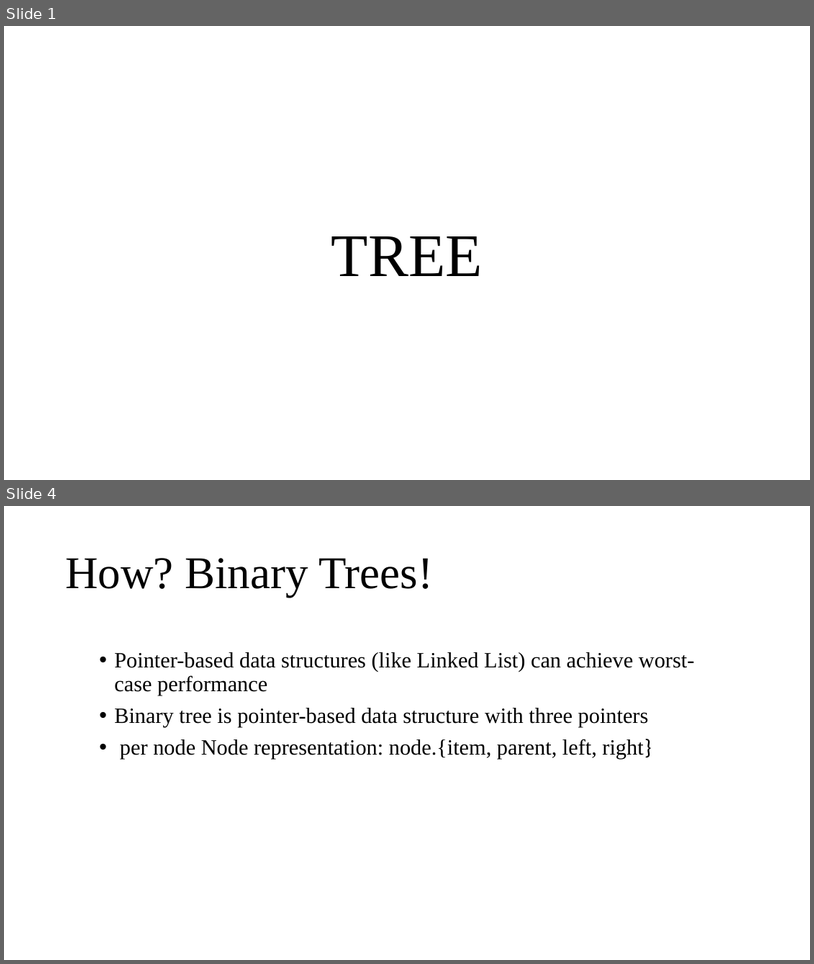
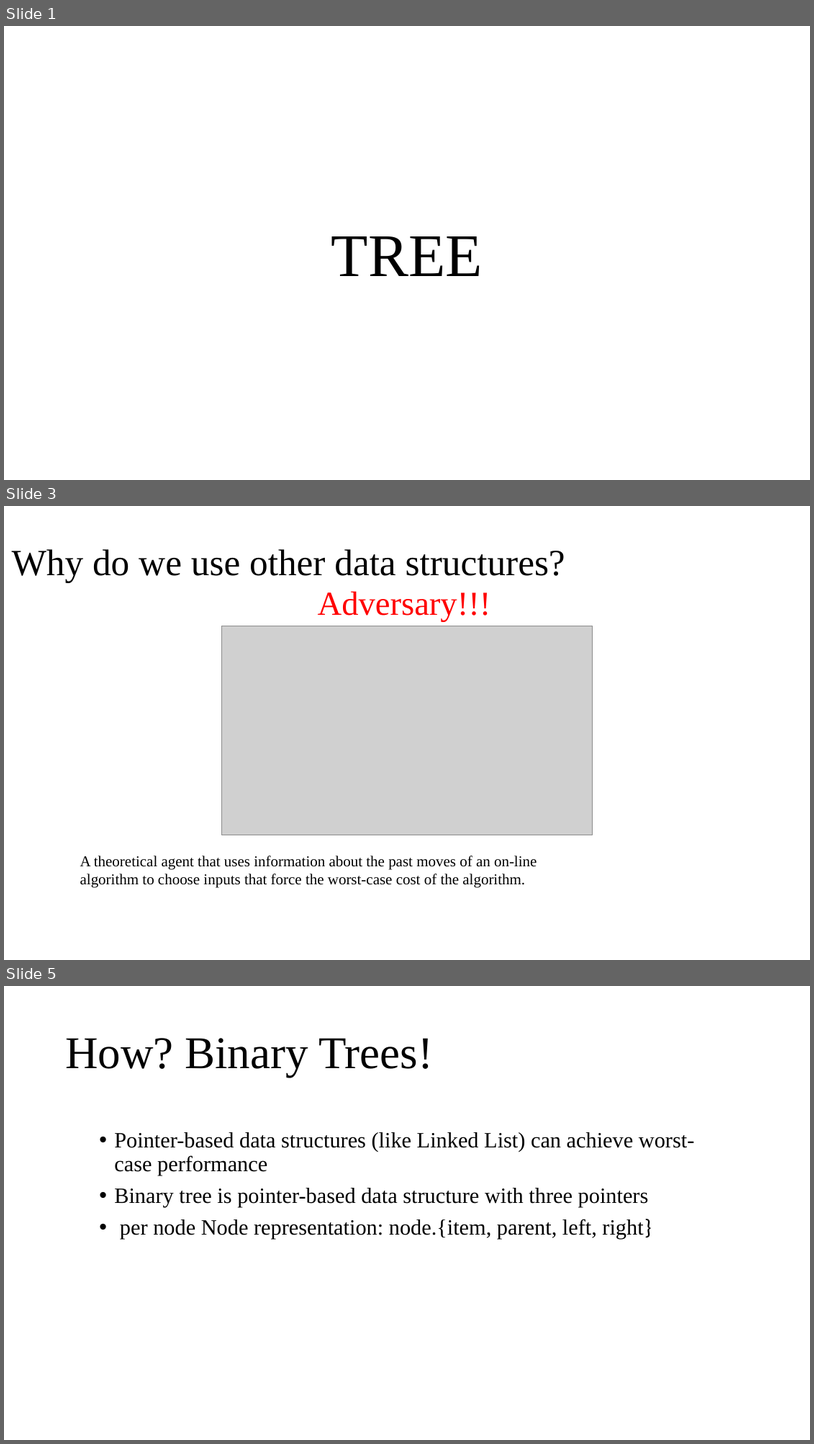
Before and after one commit to MR-ARMA/CS-Learning-Journey, a slide deck: Data-Structure/Handon/04-tree-part-1/00_Lecture_04.pptx. Shown one above the other, each under a label of ours: slides 1 and 4 before the commit, slides 1, 3 and 5 after it; the slides between them are not shown. The pictures are 814x964 and 814x1444 pixels, drawn with LibreOffice and Linux fonts; fonts in the diff are those of the drawing; grey boxes stand for pictures. Boxes give left, top, right and bottom in pixels: in the first picture for what was removed or moved away, otherwise in the second. Text is boxed around its words. In the diff, an @@ line names an element or a change of style, - is before the commit and + after.

```diff
--- a/Data-Structure/Handon/04-tree-part-1/00_Lecture_04.pptx
+++ b/Data-Structure/Handon/04-tree-part-1/00_Lecture_04.pptx
@@ slide 3 added at <box>4,506,810,960</box>, background #FFFFFF @@
@@ title added at <box>12,549,566,582</box>, 44 pt, text #000000 @@
+Why do we use other data structures?
@@ text added at <box>318,591,491,622</box>, 40 pt, text #FF0000 @@
+Adversary!!!
@@ picture added at <box>221,626,593,834</box> @@
@@ text added at <box>80,855,537,888</box>, 18 pt, text #000000 @@
+A theoretical agent that uses information about the past moves of an on-line algorithm to choose inputs that force the worst-case cost of the algorithm.
@@ what was slide 4 is now slide 5 @@
```
Also in this commit, not shown: 4 slides changed, 1 other file.
